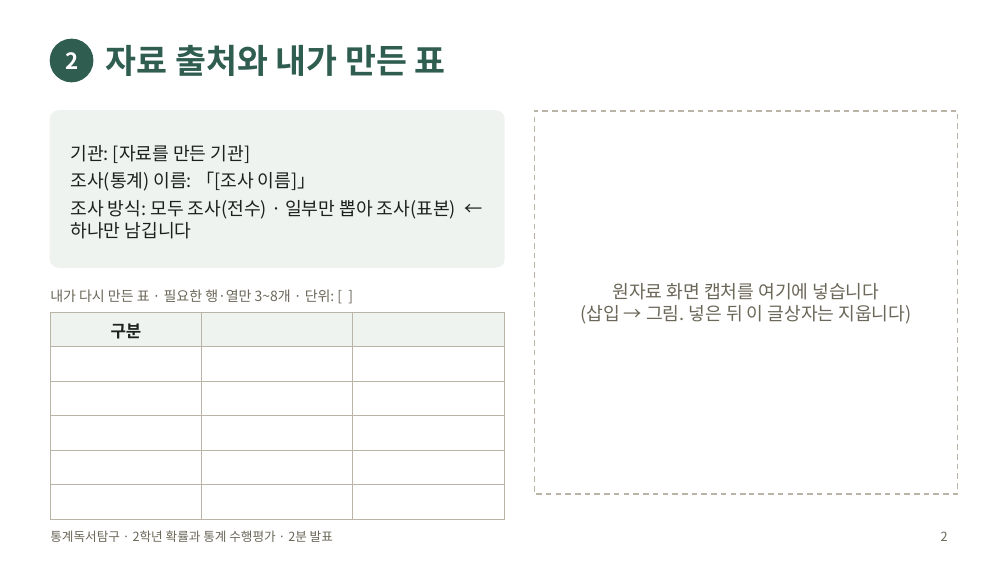
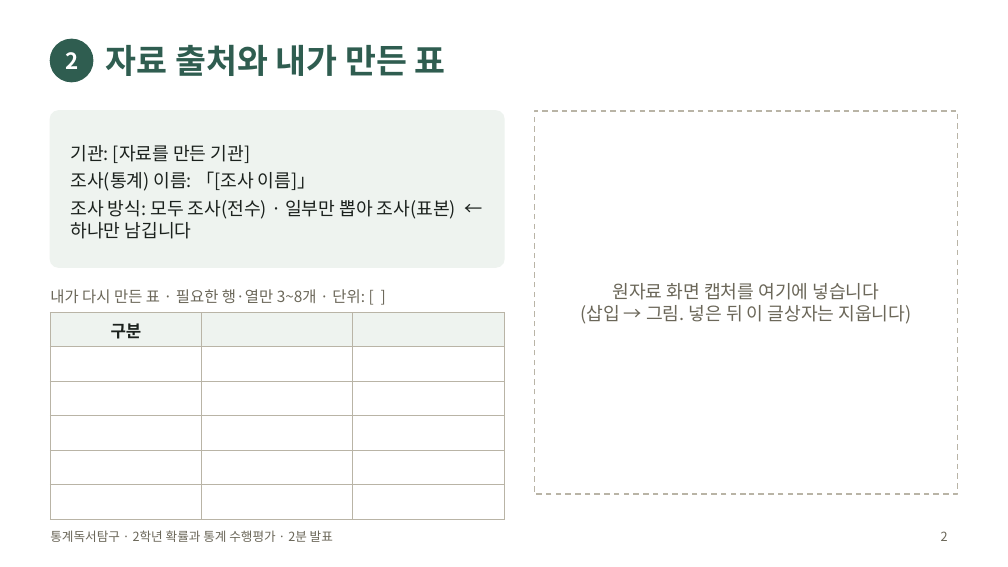
Before and after one commit to jaegeunsongsong/autobot, a slide deck: slide 2 of docs/2026-2학기-통계독서탐구-수행평가/발표틀.pptx. Drawn at 1008x567 pixels with LibreOffice and Linux fonts; fonts in the diff are those of the drawing. Boxes give left, top, right and bottom in pixels: in the first picture for what was removed or moved away, otherwise in the second. Text is boxed around its words. In the diff, an @@ line names an element or a change of style, - is before the commit and + after.

```diff
--- a/docs/2026-2학기-통계독서탐구-수행평가/발표틀.pptx
+++ b/docs/2026-2학기-통계독서탐구-수행평가/발표틀.pptx
@@ text "내가 다시 만든 표 · ..." at box(50, 289, 365, 303): size 10 to 11 pt @@
```
Also in this commit, not shown: 5 other files.
